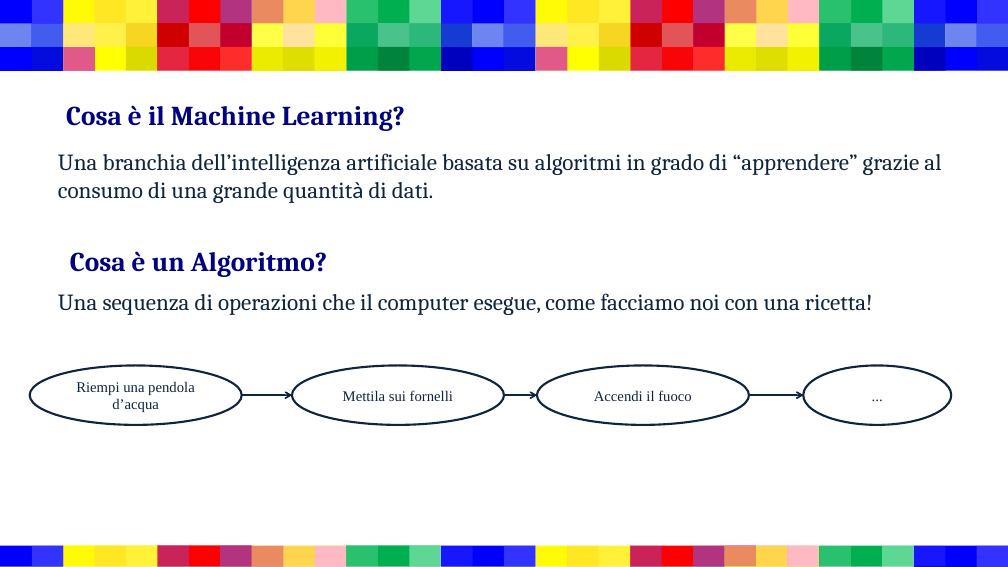
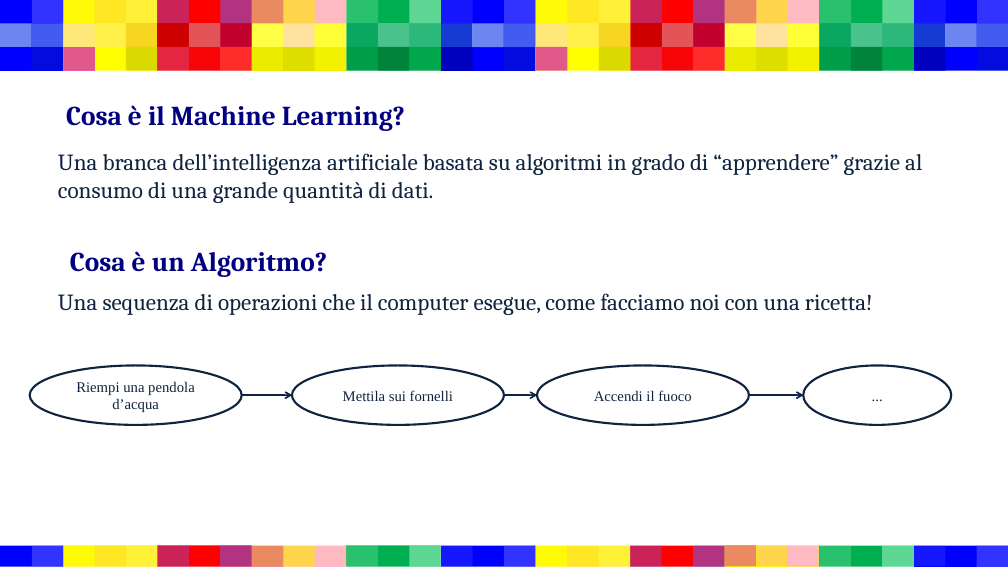
Before and after one commit to Biondi-Tommaso/knnVisualizer, a slide deck: slide 2 of Materiale_per_tutor/Presentazione.pptx. Drawn at 1008x567 pixels with LibreOffice and Linux fonts; fonts in the diff are those of the drawing. Boxes give left, top, right and bottom in pixels: in the first picture for what was removed or moved away, otherwise in the second. Text is boxed around its words. In the diff, an @@ line names an element or a change of style, - is before the commit and + after.

```diff
--- a/Materiale_per_tutor/Presentazione.pptx
+++ b/Materiale_per_tutor/Presentazione.pptx
@@ text at <box>58,153,922,203</box>: text changed @@
-Una branchia dell’intelligenza artificiale basata su algoritmi in grado di “apprendere” grazie al consumo di una grande quantità di dati.
+Una branca dell’intelligenza artificiale basata su algoritmi in grado di “apprendere” grazie al consumo di una grande quantità di dati.
```
Also in this commit, not shown: 5 other slides changed, 2 slides added.
